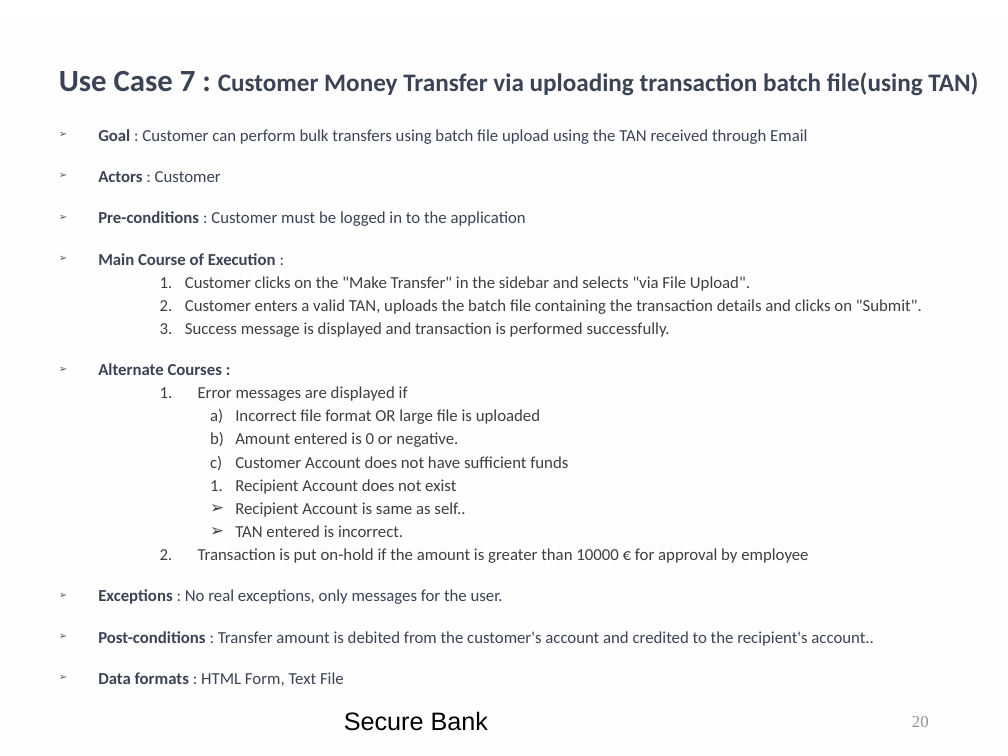
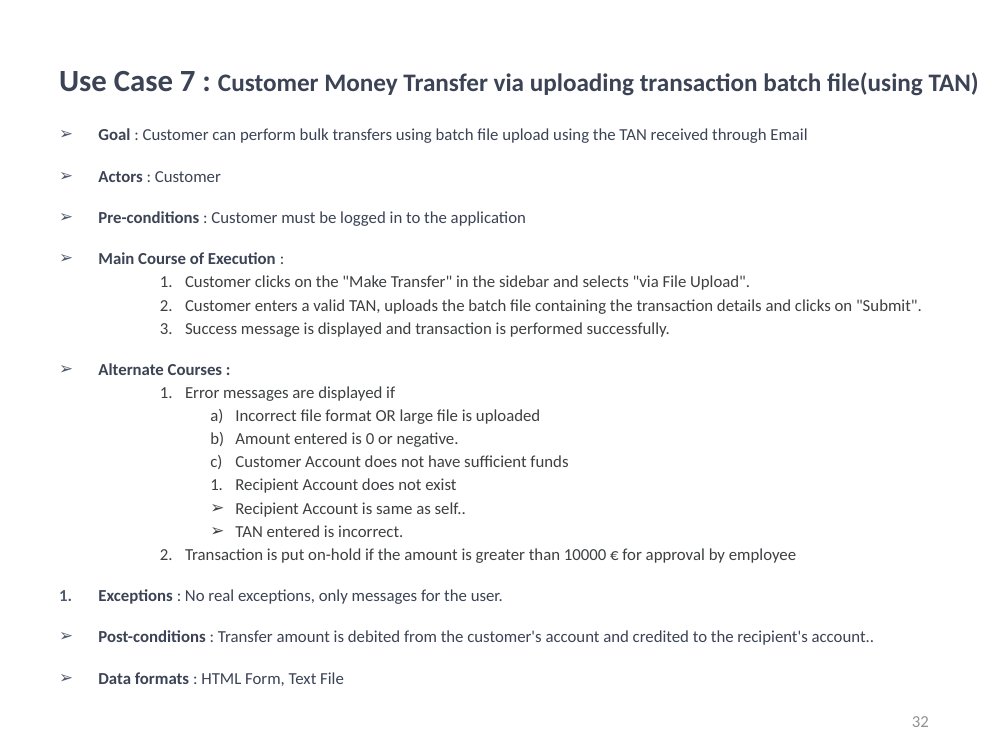
Before and after one commit to kwuerl/secure-coding-team-8, a slide deck: slide 32 of presentations/Phase3.ppt (slide 20 before the commit). Drawn at 1008x756 pixels with LibreOffice and Linux fonts; fonts in the diff are those of the drawing; background and template pictures are left out. Boxes give left, top, right and bottom in pixels: in the first picture for what was removed or moved away, otherwise in the second. Text is boxed around its words. In the diff, an @@ line names an element or a change of style, - is before the commit and + after.

```diff
--- a/presentations/Phase3.ppt
+++ b/presentations/Phase3.ppt
@@ rectangle removed at (0, 20, 1008, 756) @@
@@ text at (98, 128, 874, 686): indent changed; bullet ➢ to 1. @@
@@ text removed at (344, 711, 488, 731) @@
-Secure Bank
@@ page number at (912, 716, 929, 727): text changed; font Times New Roman to Calibri @@
-20
+32
```
Also in this commit, not shown: 34 other slides changed, 13 slides added, 1 slide removed.
